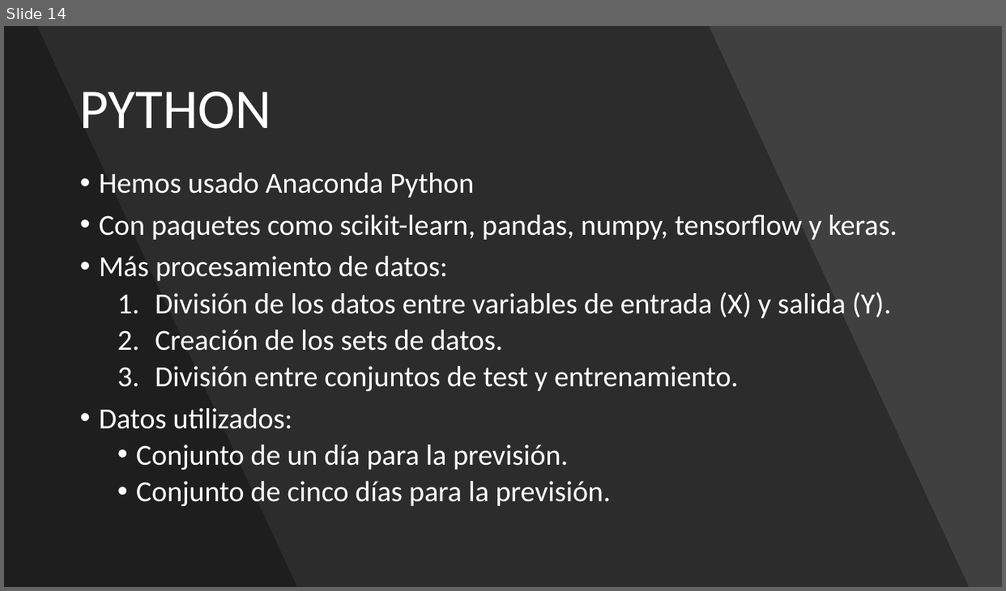
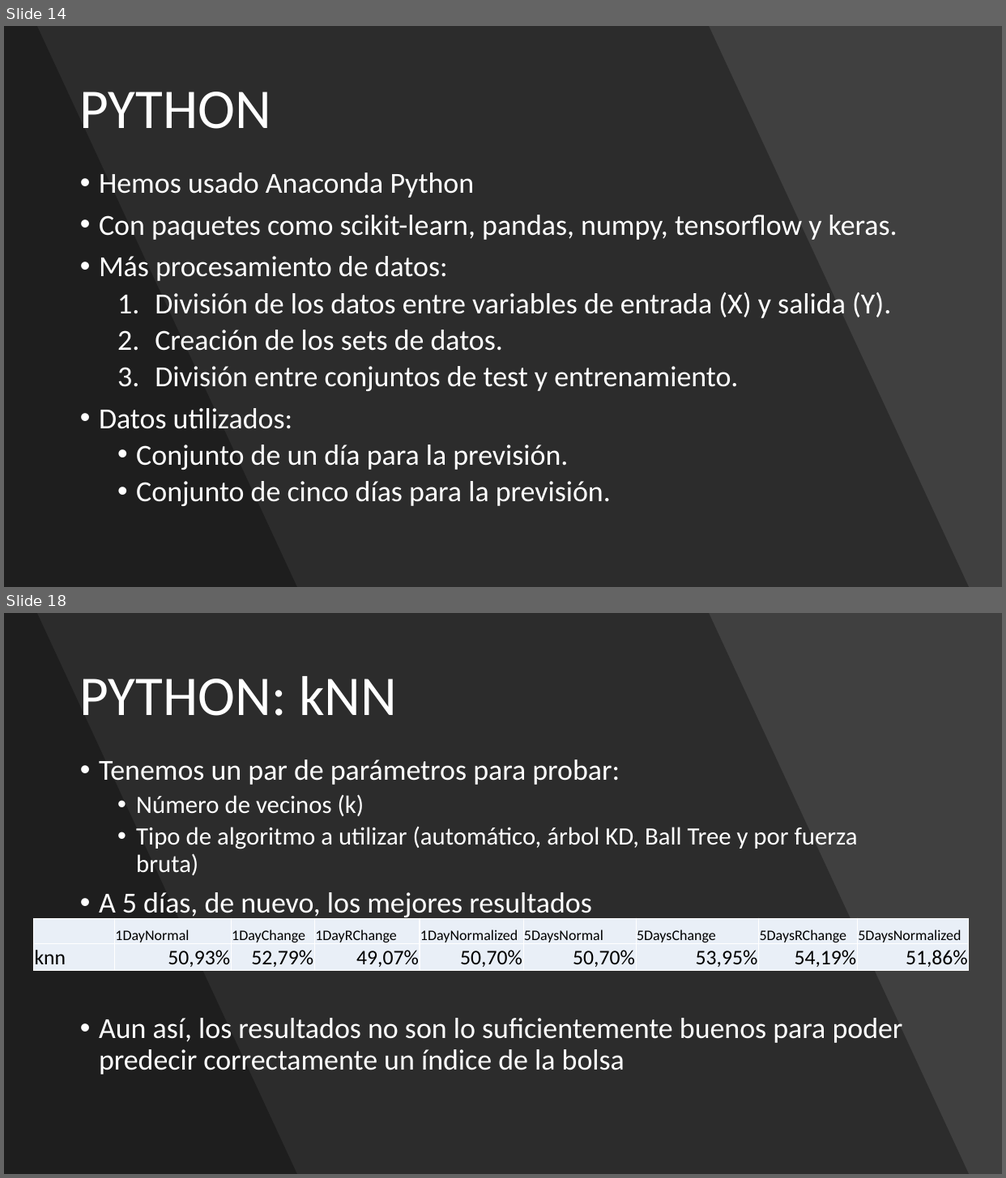
Before and after one commit to adrigrillo/IBEXPredictor, a slide deck: docs/PresentacionFinal.pptx. Shown one above the other, each under a label of ours: slide 14 before the commit, slides 14 and 18 after it; the slides between them are not shown. The pictures are 1006x591 and 1006x1178 pixels, drawn with LibreOffice and Linux fonts; fonts in the diff are those of the drawing. Boxes give left, top, right and bottom in pixels: in the first picture for what was removed or moved away, otherwise in the second. Text is boxed around its words. In the diff, an @@ line names an element or a change of style, - is before the commit and + after.

```diff
--- a/docs/PresentacionFinal.pptx
+++ b/docs/PresentacionFinal.pptx
@@ slide 18 added at box(4, 613, 1002, 1174), background #000000 @@
@@ rectangle added at box(4, 613, 1002, 1174), fill #404040 @@
@@ freeform shape added at box(4, 613, 969, 1174), fill #000000 at 30% opacity @@
@@ freeform shape added at box(4, 613, 297, 1174), fill #000000 at 30% opacity @@
@@ title added at box(79, 676, 397, 716), 54 pt, text #FFFFFF @@
+PYTHON: kNN
@@ text added at box(99, 760, 903, 1075), 28 pt, text #FFFFFF @@
+• Tenemos un par de parámetros para probar:
+  • Número de vecinos (k)
+  • Tipo de algoritmo a utilizar (automático, árbol KD, Ball Tree y por fuerza bruta)
+• A 5 días, de nuevo, los mejores resultados
+• Aun así, los resultados no son lo suficientemente buenos para poder predecir correctamente un índice de la bolsa
@@ table added at box(34, 918, 970, 970), 2 rows, 9 columns @@
+ | 1DayNormal | 1DayChange | 1DayRChange | 1DayNormalized | 5DaysNormal | 5DaysChange | 5DaysRChange | 5DaysNormalized
+knn | 50,93% | 52,79% | 49,07% | 50,70% | 50,70% | 53,95% | 54,19% | 51,86%
```
Also in this commit, not shown: 1 slide changed, 2 other slides added.
